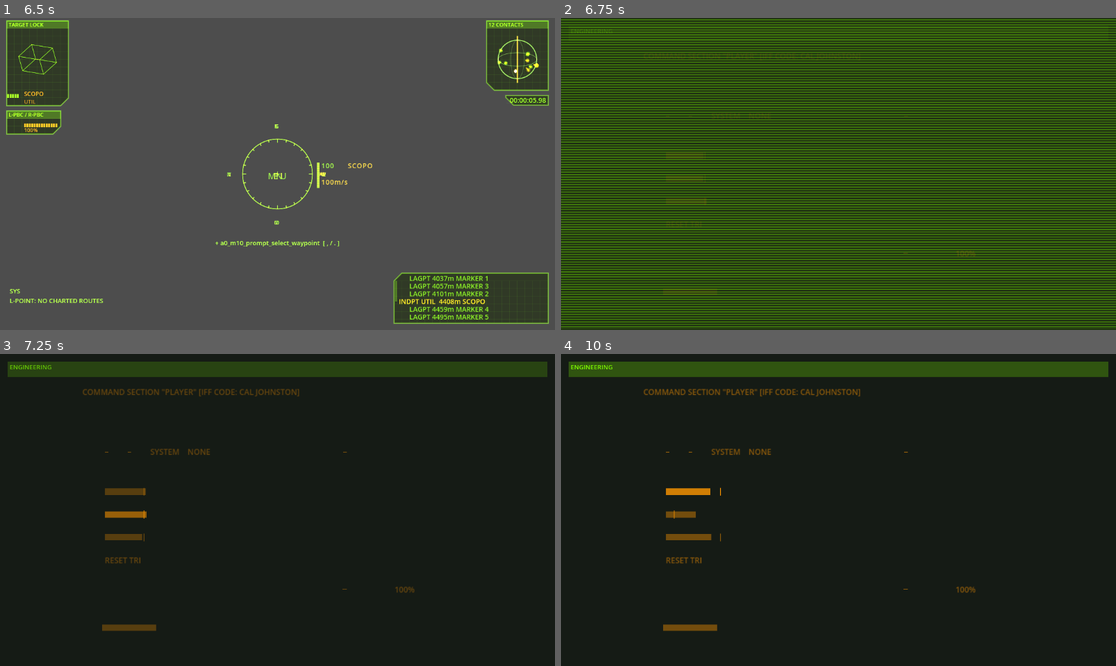
Above: before the commit, frames 1-4 (two rows, left to right).
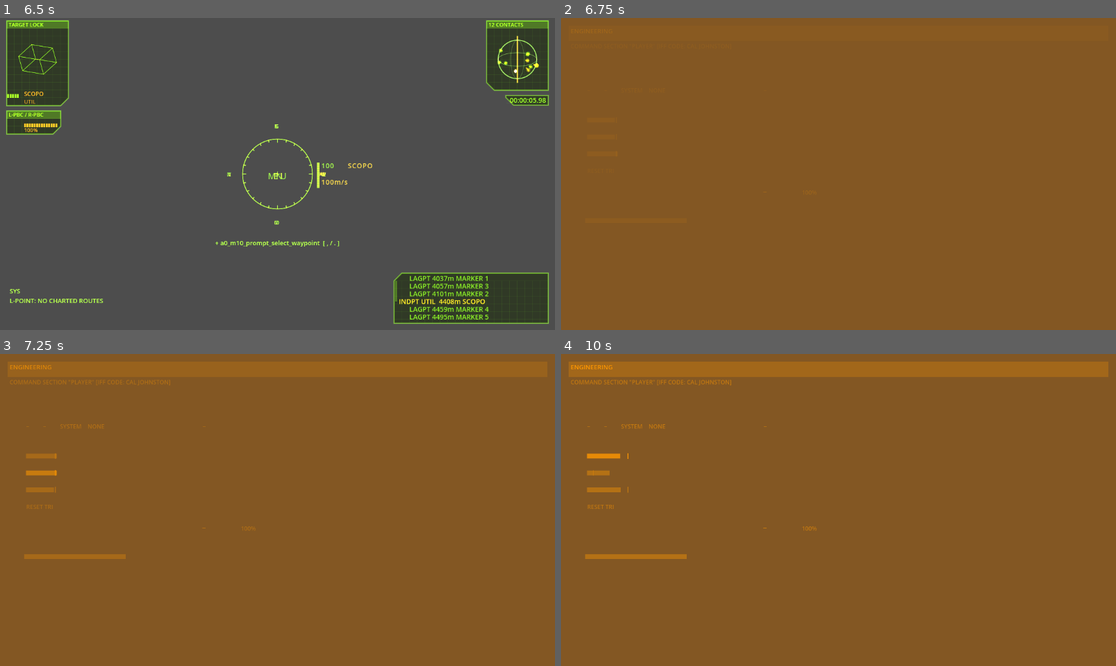
Above: after the commit, the same moments.

Repository: jleclanche/iw2-remaster
Game: Godot game, scene res://scenes/main.tscn
Two runs of this game, one before a commit and one after it. Both use one fixed random seed, a clock stepped at 60 frames per second and the inputs below.
Inputs (mouse positions are in pixels of both pictures, inside the frame that each line leads up to):
- Up to frame 1 (6.5 s): tap Enter at 0.5 s; drag from (277, 174) to (333, 105) at 0.52 s; move the mouse to (249, 174) at 1.27 s; hold Up 1.28-5.78 s; tap Keypad Enter at 1.35 s; tap Space at 1.52, 1.82, 3.02, 3.32, 3.77, 4.07, 4.52, 4.82, 6.02, 6.32 s; move the mouse to (288, 167) at 2.02 s; tap Backspace at 2.1 s; move the mouse to (271, 180) at 2.77 s; tap O at 2.85 s; click (271, 180) at 2.92 s; move the mouse to (316, 177) at 3.52 s; tap M at 3.6 s; move the mouse to (233, 170) at 4.27 s; tap L at 4.35 s; move the mouse to (283, 174) at 5.02 s; tap E at 5.1 s; click (283, 174) at 5.17 s; move the mouse to (255, 167) at 5.77 s; hold Right from 5.78 s (still down); tap 1 at 5.85 s
- Up to frame 2 (6.75 s): move the mouse to (866, 174) at 6.52 s; release Right at 6.53 s; hold Up from 6.53 s (still down); tap 9 at 6.6 s
- Up to frame 3 (7.25 s): keep holding Up; tap Space at 6.77, 7.07 s
- Up to frame 4 (10 s): move the mouse to (810, 510) at 7.27 s; tap N at 7.35 s; click (810, 510) at 7.42 s; tap Space at 7.52, 7.82, 9.02, 9.32, 9.5, 9.77 s; move the mouse to (849, 503) at 8.02 s; tap U at 8.1 s; move the mouse to (832, 516) at 8.77 s; release Up at 8.78 s; hold Left 8.78-9.53 s; tap Z at 8.85 s; move the mouse to (877, 513) at 9.52 s; hold Up from 9.53 s (still down); tap R at 9.6 s; click (877, 513) at 9.67 s

Frame 1 is identical in both runs. In frame 2, 100% of the frame differs, in the area x 0-100%, y 0-100%; in frame 3, 100%; in frame 4, 99%.
Error in both runs: Unable to iterate on object of type 'Nil'. (res://scripts/pog/natives/world.gd:385)

Commit message:
HUD pages: 1:1 top-left, amber, no open flash, no status leak (#35)
Read against the issue #35 reference captures (1897x1086), the mode
pages had four unfaithful readings at once:

- The page is NOT scaled-to-window-centred: the reference puts every
  element at its RAW page coordinate (sliders x 10..250, tri track
  270..410, MW pill 420..600), so layouts authored against 640x480 keep
  absolute pixel positions and only the bottom gauge row stretches with
  the width. (An accidental proof: _spr resets the canvas transform, so
  everything after the first sprite already drew unscaled -- and landed
  exactly on the reference.) The 0x280x0x1e0 compare @ 0x10105d75 is a
  dev-mode check, not a scaling rule.
- The caption band and text drew flight-HUD green over an amber body;
  the captures show the whole page uniform menu-family amber, so the
  earlier "chartreuse" reading of FUN_100f1920's quad colour was the
  wrong constant. The generic page frame follows.
- The green scanline burst on page open belongs to the LDSi-disruption
  effect, not to opening a page -- the original opens clean (user
  capture review). _DAT_1011d814 stays on record for the disruption
  effect's timing instead.
- icHUDShipStatus lives on its own canvas layer, so hud._draw's
  "an open page replaces the flight HUD" early-out never covered it and
  the top-centre strip leaked over every page. Gated.

The scene wash behind a page is amber per the captures (~#8a5a20 over
dark space; tint approximated, address unread). Starmap chrome keeps
its own cited greens -- only the shared caption/wash/flash changed.

uicheck grows ui_hud_engineering / ui_hud_starmap capture phases, so
the pages are in the screenshot battery from now on. gdlint clean,
mechcheck ALL PASS, basecheck PASS.

Co-Authored-By: Claude Fable 5 <noreply@anthropic.com>

Diff:
--- a/game/scripts/checks_base.gd
+++ b/game/scripts/checks_base.gd
@@ -61,9 +61,25 @@
 			m.ship.input_thrust.z = 1.0
 			if demo_t > 3.0:
 				_shot("ui_chase")
-				# teleport to Lucrecia's Base and dock for the interior shot
+				# the full-screen HUD mode screens (#35): engineering, then
+				# the starmap, one settled shot each
 				m.ship.input_thrust.z = 0.0
 				m.ship.set_speed = 0.0
+				m.hud._menu_open("hud_menu_eng")
+				demo_phase = 21
+				demo_t = 0.0
+		21:
+			if demo_t > 1.5:
+				_shot("ui_hud_engineering")
+				m.hud.screen = ""
+				m.hud._menu_open("hud_menu_map")
+				demo_phase = 22
+				demo_t = 0.0
+		22:
+			if demo_t > 1.5:
+				_shot("ui_hud_starmap")
+				m.hud.screen = ""
+				# teleport to Lucrecia's Base and dock for the interior shot
 				m.ship.velocity = Vector3.ZERO
 				for a in m.ai_ships:
 					a.queue_free()
--- a/game/scripts/hud.gd
+++ b/game/scripts/hud.gd
@@ -3014,7 +3014,10 @@
 	func _process(_d: float) -> void:
 		queue_redraw()
 	func _draw() -> void:
-		if hud != null and hud.hud_up():
+		# gated on screen == "" like the rest of the flight HUD: an open
+		# menu page replaces it all (issue #35), and this strip lives on
+		# its own canvas layer, so hud._draw's early-out never covered it
+		if hud != null and hud.hud_up() and hud.screen == "":
 			hud.draw_ship_status(self)
 
 var _status_fx: StatusLights
--- a/game/scripts/hud_screens.gd
+++ b/game/scripts/hud_screens.gd
@@ -43,7 +43,6 @@
 
 var hud: Hud
 var main: Node3D
-const OPEN_FLASH_T := 0.5   # _DAT_1011d814
 const FADE_T := 1.0         # _DAT_1011e330 / _DAT_1011e180
 const PAGE := Vector2(640, 480)   # 0x280 x 0x1e0, from the eng body draw
 var _open_t := 10.0
@@ -92,9 +91,12 @@
 	if hud == null or main == null or hud.screen == "":
 		return
 	var size := get_viewport_rect().size
-	# ours: dim the scene so the green text stays readable over bright space
-	# (the original relies on its opaque body panels instead)
-	draw_rect(Rect2(Vector2.ZERO, size), Color(0, 0.03, 0, 0.72))
+	# the original washes the whole scene in the menu family's amber while a
+	# page is up -- the issue #35 reference captures read ~#8a5a20 over dark
+	# space, the world reduced to silhouettes (tint approximated from those
+	# captures; the wash colour's own address is unread). Opacity high enough
+	# that a bright scene cannot outshine the page elements.
+	draw_rect(Rect2(Vector2.ZERO, size), Color(0.55, 0.35, 0.11, 0.85))
 	# the element's one-second fade-in (icHUDEngineering this+0x58)
 	var fade := clampf(_open_t / FADE_T, 0.0, 1.0)
 	# the caption band (FUN_100f1920): chartreuse quad (16,16)-(w-16,48) at
@@ -107,16 +109,18 @@
 		"hud_menu_score_table": "STATISTICS",      # hud_score_sheet_caption
 	}
 	var caption := str(captions.get(hud.screen, ""))
+	# band + caption in the menu family's AMBER, not the flight HUD's green:
+	# the issue #35 reference captures show the whole page uniform amber, so
+	# the earlier "chartreuse" reading of FUN_100f1920's quad colour was the
+	# wrong constant (or pre-modulation)
 	draw_rect(Rect2(Vector2(16, 16), Vector2(size.x - 32.0, 32.0)),
-			Color(Hud.GREEN.r, Hud.GREEN.g, Hud.GREEN.b, 0.25 * fade))
+			Color(Hud.AMBER.r, Hud.AMBER.g, Hud.AMBER.b, 0.25 * fade))
 	draw_string(hud._font, Vector2(20, 19 + hud.FONT_SIZE), caption,
 			HORIZONTAL_ALIGNMENT_LEFT, -1, hud.FONT_SIZE,
-			Color(Hud.GREEN.r, Hud.GREEN.g, Hud.GREEN.b, fade))
-	# the open flash: full-screen noise scanlines for the first 0.5 s
-	var flash := 1.0 - _open_t / OPEN_FLASH_T
-	if flash > 0.0:
-		hud.scanlines(self, Rect2(Vector2.ZERO, size), flash,
-				Color(Hud.GREEN.r * 0.9, Hud.GREEN.g * 0.9, Hud.GREEN.b * 0.9, 1.0))
+			Color(Hud.AMBER.r, Hud.AMBER.g, Hud.AMBER.b, fade))
+	# NO open flash: the scanline burst _DAT_1011d814 times belongs to the
+	# LDSi-disruption effect, not to a page opening -- the original opens
+	# its pages clean (user capture review, issue #35)
 	match hud.screen:
 		"hud_menu_eng":
 			_draw_engineering(fade)
@@ -125,7 +129,7 @@
 		_:
 			var body := Rect2(Vector2(60, 90), size - Vector2(120, 150))
 			draw_rect(Rect2(body.position - Vector2(8, 34), body.size + Vector2(16, 42)),
-					Hud.GREEN * Color(1, 1, 1, 0.5 * fade), false, 1.0)
+					Hud.AMBER * Color(1, 1, 1, 0.5 * fade), false, 1.0)
 			match hud.screen:
 				"hud_menu_log":
 					_draw_list(body, _log_entries())
@@ -544,13 +548,14 @@
 	if not _tri_loaded:
 		_tri_loaded = true
 		_tri_tex = Hud._load_mask(main._base(), "tri.png")
-	# scale-to-window: the engine renders the page in its 640x480 virtual
-	# canvas and the device transform stretches it with the screen (the body
-	# draw's own dev-mode check @ 0x10105d75 compares against 0x280 x 0x1e0);
-	# uniform scale, centred
-	var vp := get_viewport_rect().size
-	var k := minf(vp.x / PAGE.x, vp.y / PAGE.y)
-	draw_set_transform(((vp - PAGE * k) * 0.5).floor(), 0.0, Vector2(k, k))
+	# 1:1, anchored top-left. The issue #35 reference captures (1897x1086)
+	# put every element at its RAW page coordinate -- sliders at x 10..250,
+	# the tri track at 270..410, the MW pill at 420..600 -- so the page is
+	# NOT scaled to the window; layouts authored against 640x480 keep their
+	# absolute pixel positions on larger screens, and only the bottom gauge
+	# row stretches with the width. (The 0x280 x 0x1e0 compare @ 0x10105d75
+	# is a dev-mode check, not a scaling rule -- the earlier scale-to-window
+	# reading over-interpreted it.)
 	var o := Vector2.ZERO
 	# the whole screen is the menu family's AMBER (DAT_10174fb0), not the
 	# flight HUD's green -- see the reference shots on issue #35
@@ -709,7 +714,6 @@
 			amber if hot5 else col)
 
 	_eng_bottom_row(o, amber, col, t)
-	draw_set_transform_matrix(Transform2D.IDENTITY)
 
 ## The four wide status pills across the page bottom (FUN_10105ef0, called
 ## with x 35, y 421, w = page_w - 70): each pill (w - 96)/4 wide on a 32 px
@@ -729,7 +733,9 @@
 
 func _eng_bottom_row(o: Vector2, amber: Color, col: Color, t: float) -> void:
 	var s: ShipSystems = _sys()
-	var total := PAGE.x - 70.0
+	# the one width-relative row on the page: the reference captures show the
+	# four gauges spanning the full window width, not the 640 page width
+	var total := get_viewport_rect().size.x - 70.0
 	var pw := (total - 96.0) * 0.25
 	var hull_f: float = s.hull / maxf(s.hull_max, 1.0) if s != null else 1.0
 	var heat_f: float = clampf((s.heat + s.heat_external) * 0.75 \
